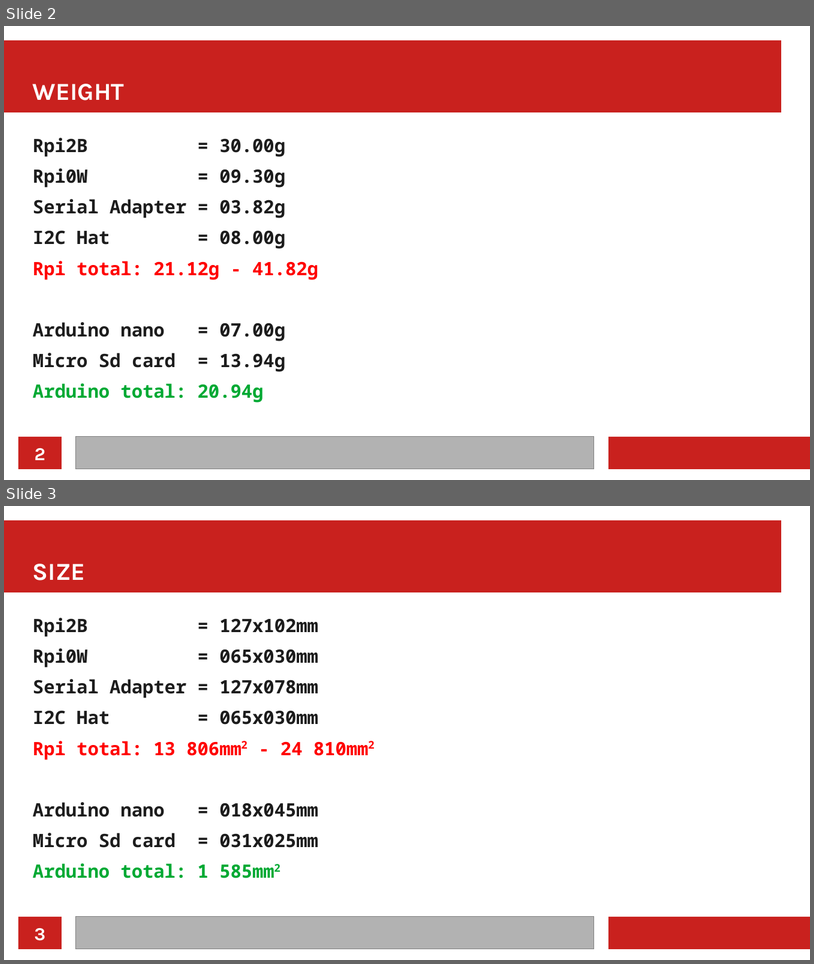
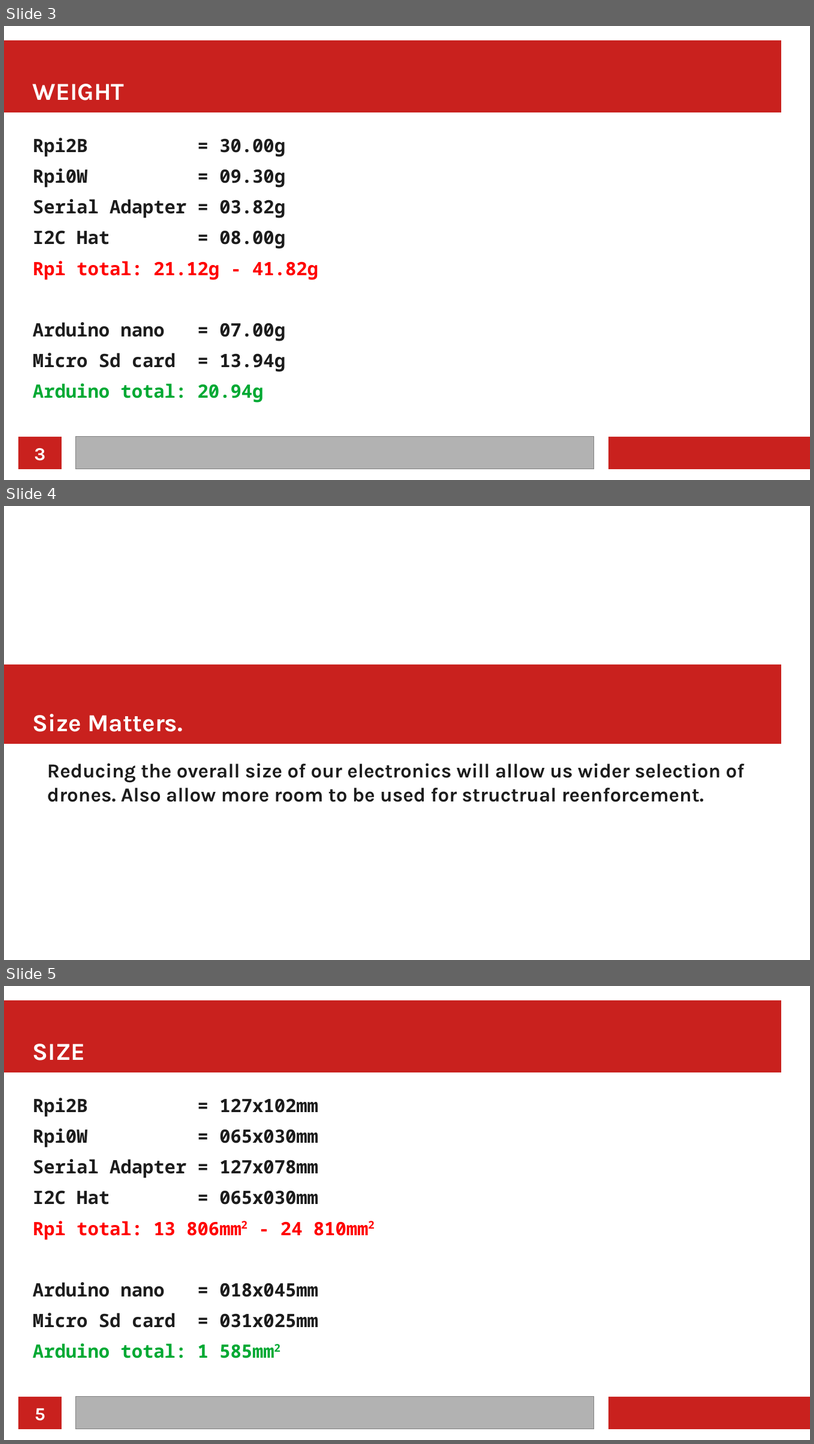
Before and after one commit to GabrielPresley/Methane, a slide deck: arduino/Untitled 1.odp. Shown one above the other, each under a label of ours: slides 2 and 3 before the commit, slides 3, 4 and 5 after it. The pictures are 814x964 and 814x1444 pixels, drawn with LibreOffice and Linux fonts; fonts in the diff are those of the drawing. Boxes give left, top, right and bottom in pixels: in the first picture for what was removed or moved away, otherwise in the second. Text is boxed around its words. In the diff, an @@ line names an element or a change of style, - is before the commit and + after.

```diff
--- a/arduino/Untitled 1.odp
+++ b/arduino/Untitled 1.odp
@@ slide 4 added at bbox=[4, 506, 810, 960], background #FFFFFF @@
@@ rectangle added at bbox=[4, 665, 782, 744], fill #C9211E @@
@@ title added at bbox=[33, 714, 183, 732], 24 pt, text #FFFFFF, bold @@
+Size Matters.
@@ text added at bbox=[47, 763, 745, 802], 19.5 pt, text #1C1C1C, bold @@
+Reducing the overall size of our electronics will allow us wider selection of drones. Also allow more room to be used for structrual reenforcement.
@@ what was slide 2 is now slide 3 @@
@@ page number at bbox=[34, 448, 45, 460]: text changed @@
-2
+3
@@ what was slide 3 is now slide 5 @@
@@ page number at bbox=[35, 1408, 45, 1420]: text changed @@
-3
+5
```
Also in this commit, not shown: 1 slide changed, 4 other slides added, 1 other file.
